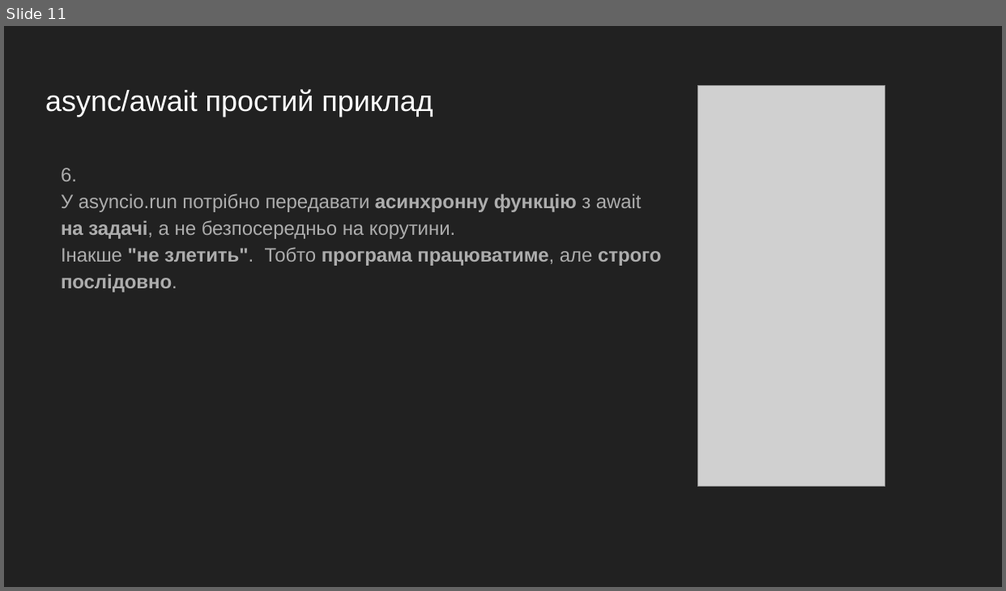
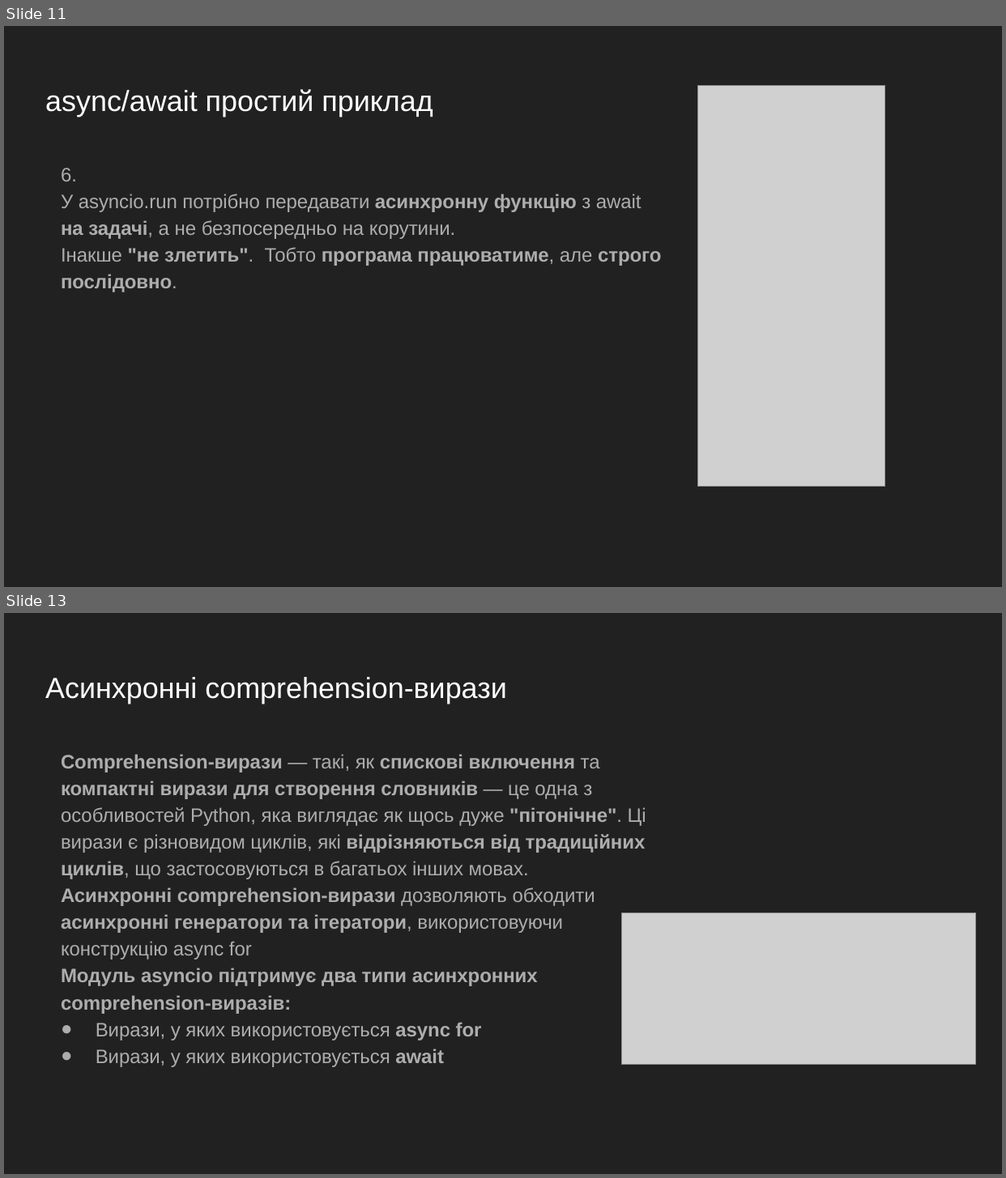
Before and after one commit to GeorgKantsedal/MMP-KKS-tasks, a slide deck: lectures materials/mmp/MMP4 Paradigms in Python part3.pptx. Shown one above the other, each under a label of ours: slide 11 before the commit, slides 11 and 13 after it; the slides between them are not shown. The pictures are 1006x591 and 1006x1178 pixels, drawn with LibreOffice and Linux fonts; fonts in the diff are those of the drawing; grey boxes stand for pictures. Boxes give left, top, right and bottom in pixels: in the first picture for what was removed or moved away, otherwise in the second. Text is boxed around its words. In the diff, an @@ line names an element or a change of style, - is before the commit and + after.

```diff
--- a/lectures materials/mmp/MMP4 Paradigms in Python part3.pptx
+++ b/lectures materials/mmp/MMP4 Paradigms in Python part3.pptx
@@ slide 13 added at (4,613,1002,1174), background #212121 @@
@@ title added at (45,677,506,704), 28 pt, text #FFFFFF @@
+Асинхронні comprehension-вирази
@@ text added at (61,754,646,1067), 18.7 pt, text #ADADAD, bold @@
+Comprehension-вирази — такі, як спискові включення та компактні вирази для створення словників — це одна з особливостей Python, яка виглядає як щось дуже "пітонічне". Ці вирази є різновидом циклів, які відрізняються від традиційних циклів, що застосовуються в багатьох інших мовах.
+Асинхронні comprehension-вирази дозволяють обходити асинхронні генератори та ітератори, використовуючи конструкцію async for
+Модуль asyncio підтримує два типи асинхронних comprehension-виразів:
+● Вирази, у яких використовується async for
+● Вирази, у яких використовується await
@@ picture added at (621,913,977,1064) @@
```
Also in this commit, not shown: 1 slide changed, 3 other slides added.
